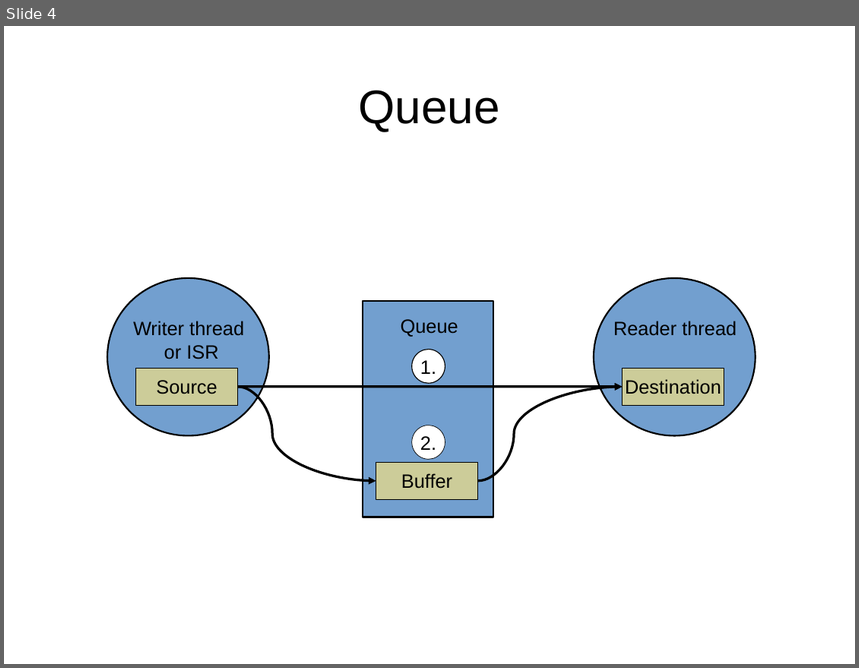
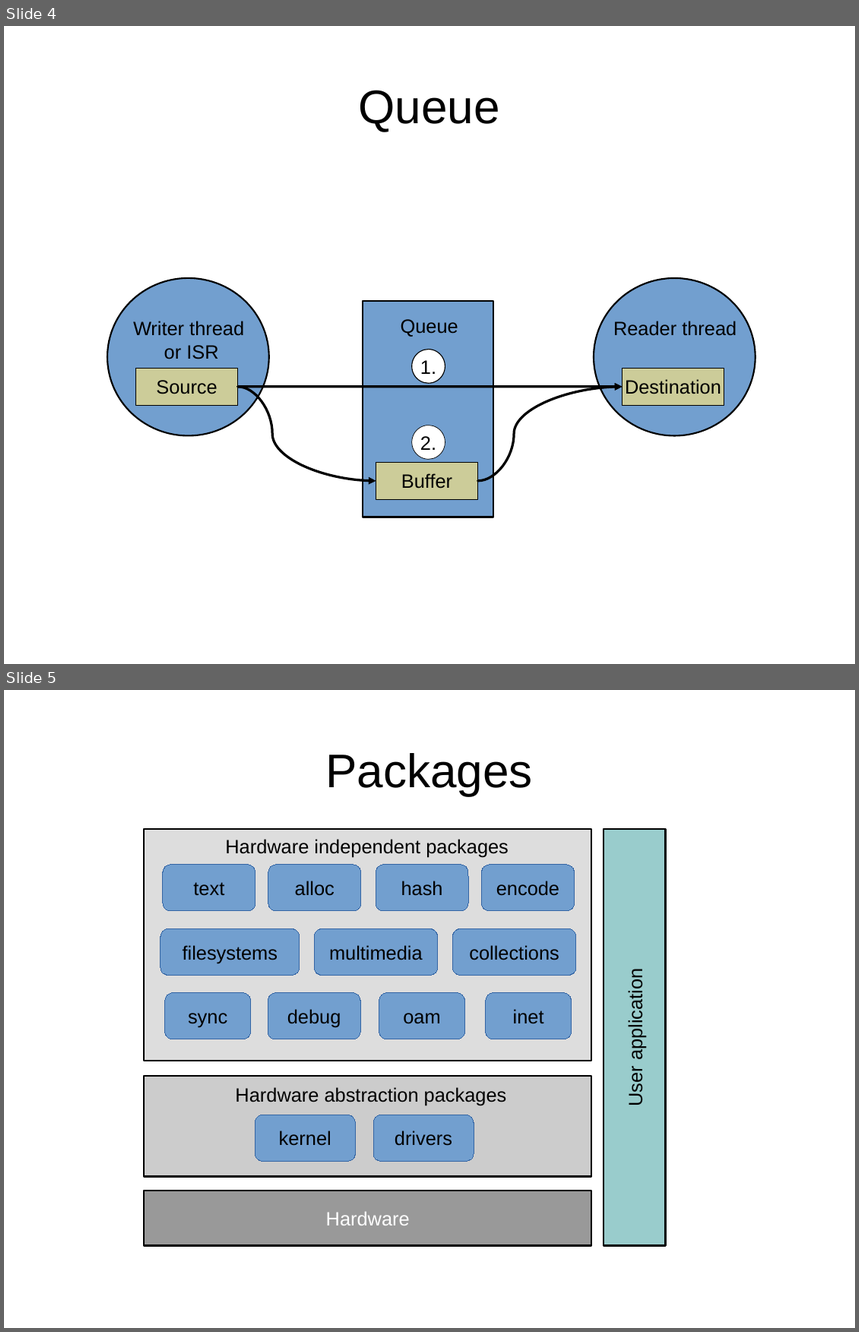
Before and after one commit to eerimoq/simba, a slide deck: doc/images/Simba.odp. Shown one above the other, each under a label of ours: slide 4 before the commit, slides 4 and 5 after it. The pictures are 859x668 and 859x1332 pixels, drawn with LibreOffice and Linux fonts; fonts in the diff are those of the drawing. Boxes give left, top, right and bottom in pixels: in the first picture for what was removed or moved away, otherwise in the second. Text is boxed around its words. In the diff, an @@ line names an element or a change of style, - is before the commit and + after.

```diff
--- a/doc/images/Simba.odp
+++ b/doc/images/Simba.odp
@@ slide 5 added at (4,690,855,1328), background #FFFFFF @@
@@ title added at (325,753,533,796), 44 pt, text #000000 @@
+Packages
@@ rectangle added at (144,829,591,1061), fill #DDDDDD, outline #000000 1.5 pt @@
@@ text added at (225,839,509,857), 18 pt, text #000000 @@
+Hardware independent packages
@@ rectangle added at (604,829,666,1246), fill #99CCCC, outline #000000 1.5 pt, 18 pt, text #000000 @@
+User application
@@ rounded rectangle added at (163,865,256,911), fill #729FCF, outline #3465A4 0 pt, 18 pt, text #000000 @@
+text
@@ rounded rectangle added at (268,865,361,911), fill #729FCF, outline #3465A4 0 pt, 18 pt, text #000000 @@
+alloc
@@ rounded rectangle added at (376,865,468,911), fill #729FCF, outline #3465A4 0 pt, 18 pt, text #000000 @@
+hash
@@ rounded rectangle added at (482,865,575,911), fill #729FCF, outline #3465A4 0 pt, 18 pt, text #000000 @@
+encode
@@ rounded rectangle added at (161,929,300,975), fill #729FCF, outline #3465A4 0 pt, 18 pt, text #000000 @@
+filesystems
@@ rounded rectangle added at (315,929,438,975), fill #729FCF, outline #3465A4 0 pt, 18 pt, text #000000 @@
+multimedia
@@ rounded rectangle added at (452,929,576,975), fill #729FCF, outline #3465A4 0 pt, 18 pt, text #000000 @@
+collections
@@ rounded rectangle added at (165,992,251,1039), fill #729FCF, outline #3465A4 0 pt, 18 pt, text #000000 @@
+sync
@@ rounded rectangle added at (268,992,361,1039), fill #729FCF, outline #3465A4 0 pt, 18 pt, text #000000 @@
+debug
@@ rounded rectangle added at (379,992,465,1039), fill #729FCF, outline #3465A4 0 pt, 18 pt, text #000000 @@
+oam
@@ rounded rectangle added at (486,992,572,1039), fill #729FCF, outline #3465A4 0 pt, 18 pt, text #000000 @@
+inet
@@ rectangle added at (144,1076,591,1176), fill #CCCCCC, outline #000000 1.5 pt @@
@@ text added at (235,1087,507,1106), 18 pt, text #000000 @@
+Hardware abstraction packages
@@ rounded rectangle added at (255,1115,355,1161), fill #729FCF, outline #3465A4 0 pt, 18 pt, text #000000 @@
+kernel
@@ rounded rectangle added at (373,1115,474,1161), fill #729FCF, outline #3465A4 0 pt, 18 pt, text #000000 @@
+drivers
@@ rectangle added at (144,1192,591,1246), fill #999999, outline #000000 1.5 pt, 18 pt, text #FFFFFF @@
+Hardware
```
Also in this commit, not shown: 6 other files.
